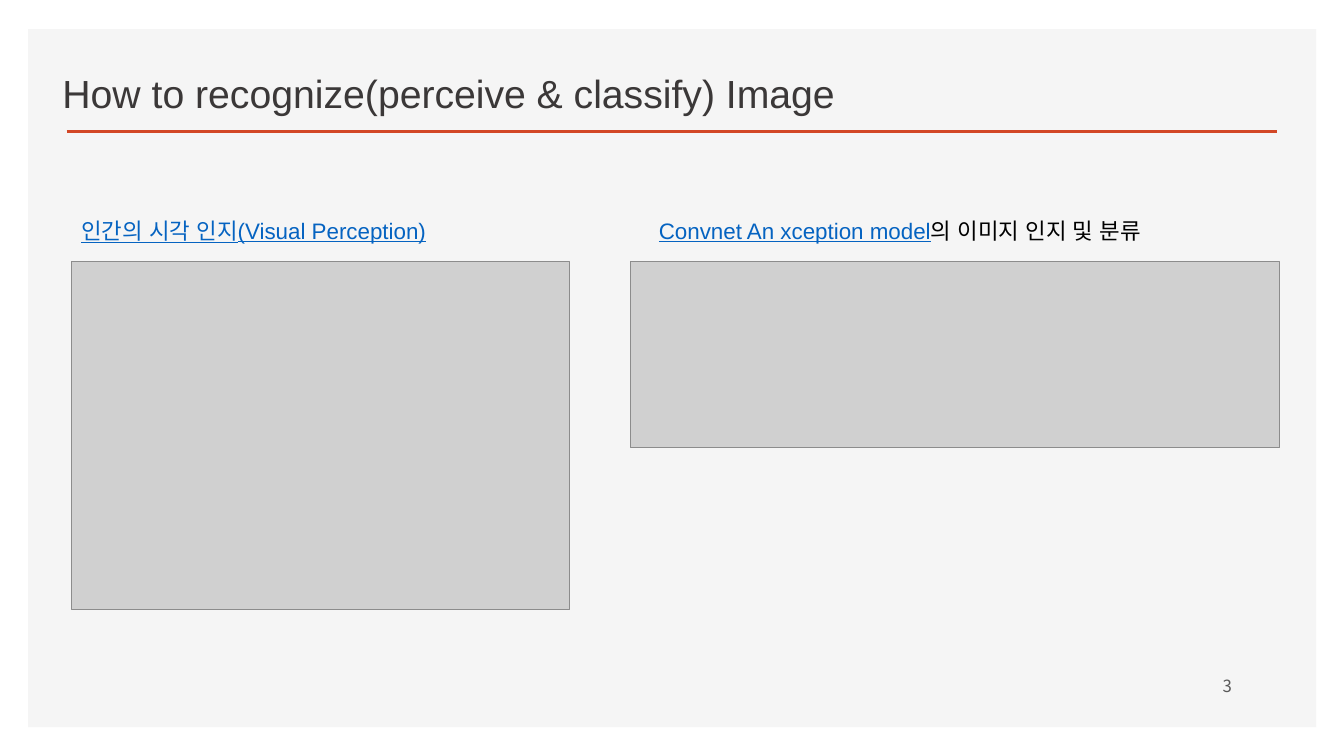
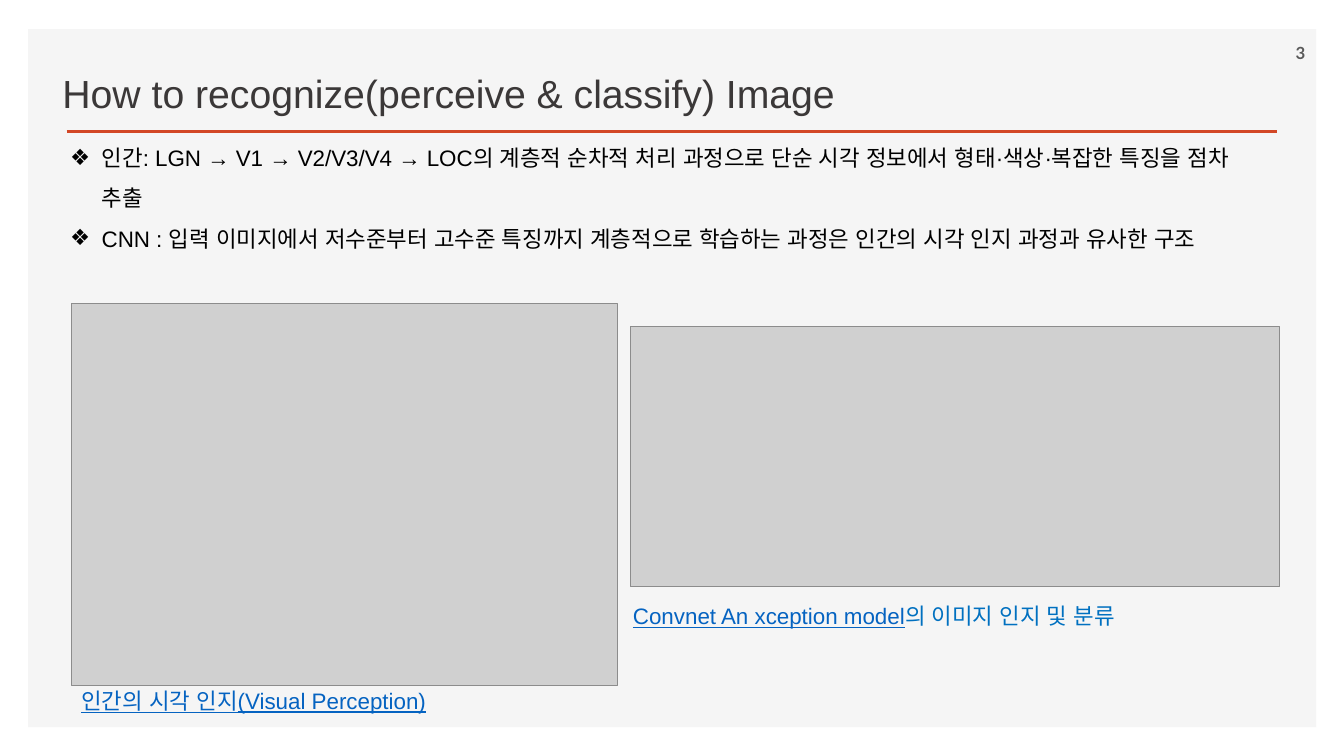
Before and after one commit to ancestor9/2026_Fall_Deep-Learning-with-Python, a slide deck: slide 3 of Chapter 10 Interpreting what ConvNets learn.pptx. Drawn at 1344x756 pixels with LibreOffice and Linux fonts; fonts in the diff are those of the drawing; grey boxes stand for pictures; background and template pictures are left out. Boxes give left, top, right and bottom in pixels: in the first picture for what was removed or moved away, otherwise in the second. Text is boxed around its words. In the diff, an @@ line names an element or a change of style, - is before the commit and + after.

```diff
--- a/Chapter 10 Interpreting what ConvNets learn.pptx
+++ b/Chapter 10 Interpreting what ConvNets learn.pptx
@@ page number: place and size @@
-page number at (1223, 679, 1232, 692)
+page number at (1296, 47, 1306, 59)
@@ page number at (1296, 47, 1306, 59): font Noto Sans CJK KR to Lato, bold on @@
@@ text added at (102, 147, 1229, 249), 16 pt, text #000000 @@
+❖ 인간: LGN → V1 → V2/V3/V4 → LOC의 계층적 순차적 처리 과정으로 단순 시각 정보에서 형태·색상·복잡한 특징을 점차 추출
+❖ CNN : 입력 이미지에서 저수준부터 고수준 특징까지 계층적으로 학습하는 과정은 인간의 시각 인지 과정과 유사한 구조
@@ picture: place and size @@
-picture at (72, 261, 570, 609)
+picture at (72, 303, 618, 686)
@@ picture: place and size @@
-picture at (630, 261, 1280, 448)
+picture at (630, 327, 1280, 587)
@@ text "Convnet An xception model의 이미지 ...": place and size @@
-text "Convnet An xception model의 이미지 ..." at (659, 220, 1141, 244)
+text "Convnet An xception model의 이미지 ..." at (633, 605, 1115, 629)
@@ text "Convnet An xception model의 이미지 ..." at (633, 605, 1115, 629): text colour #000000 to #0070C0 in "model의 이미지 인지 및 분류" @@
@@ text "인간의 시각 인지(Visual Perception)": place and size @@
-text "인간의 시각 인지(Visual Perception)" at (81, 220, 426, 244)
+text "인간의 시각 인지(Visual Perception)" at (81, 690, 426, 714)
```
Also in this commit, not shown: 6 other slides changed, 6 slides added.
